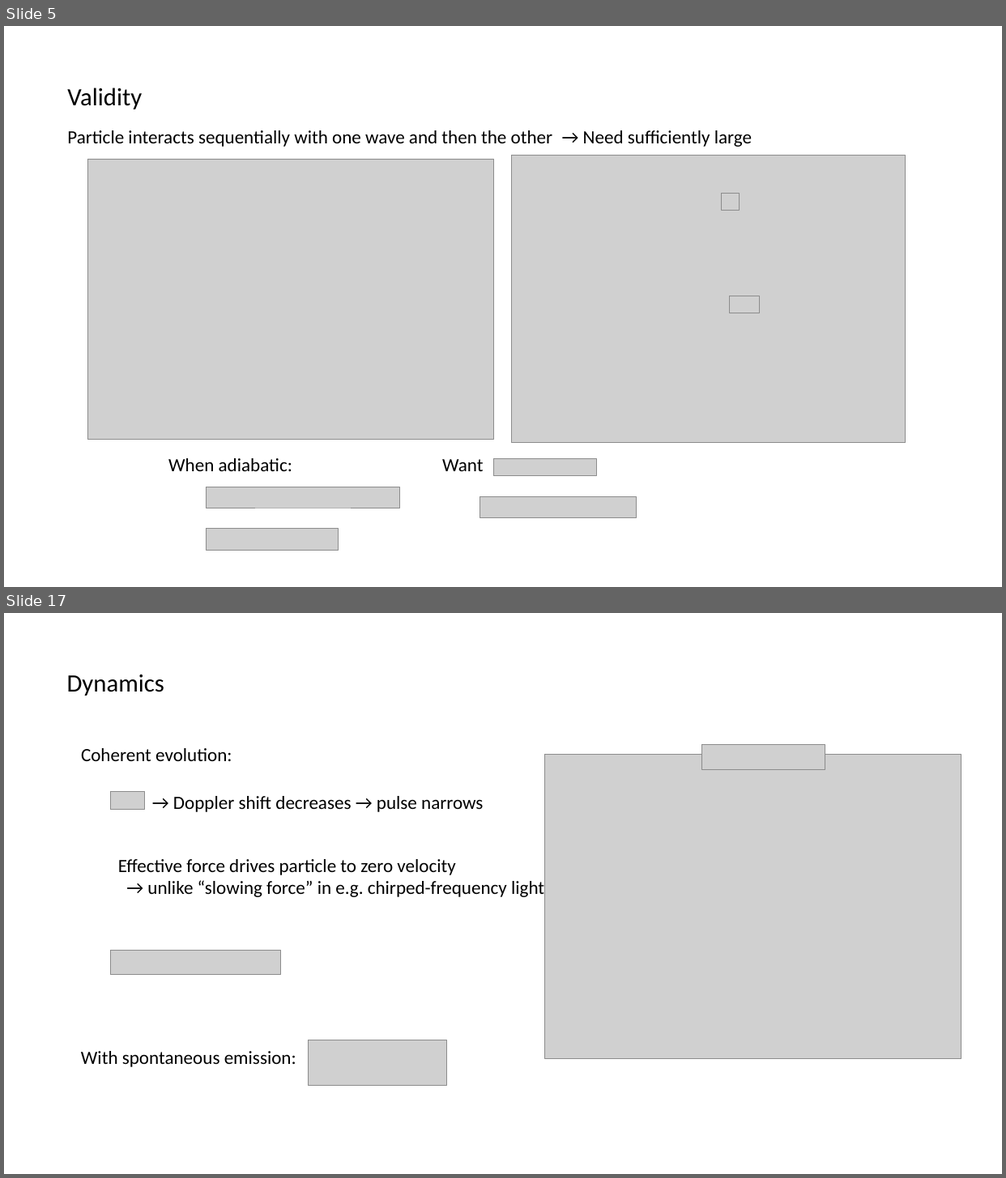
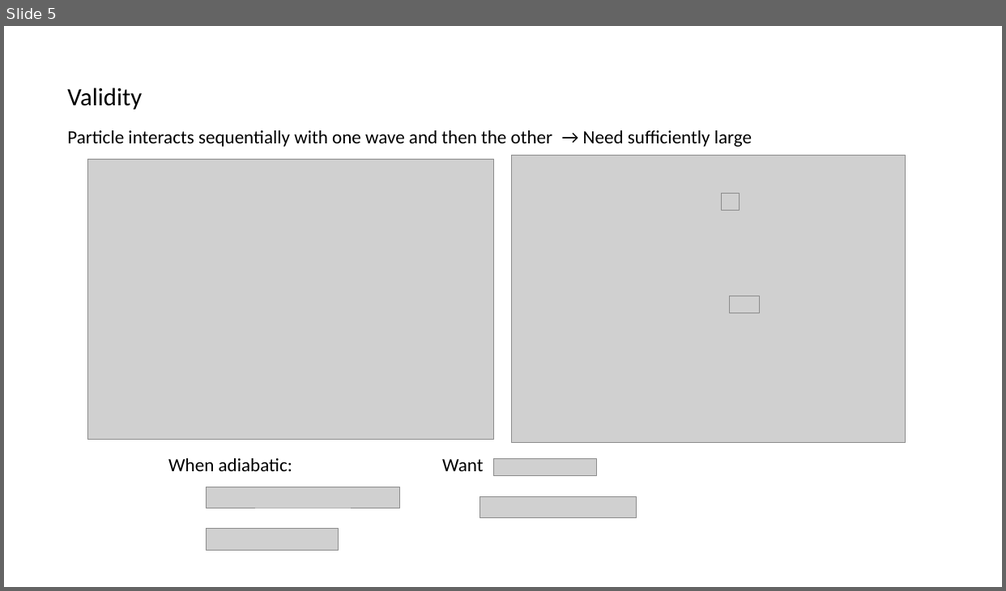
Before and after one commit to huanium/huanium, a slide deck: MIT PhD/ZGS/ZGS -Aug-26-2022/BUI-ZGS-Aug-26-2022.pptx. Shown one above the other, each under a label of ours: slides 5 and 17 before the commit, slide 5 after it; the slides between them are not shown. The pictures are 1006x1178 and 1006x591 pixels, drawn with LibreOffice and Linux fonts; fonts in the diff are those of the drawing; grey boxes stand for pictures; background and template pictures are left out. Boxes give left, top, right and bottom in pixels: in the first picture for what was removed or moved away, otherwise in the second. Text is boxed around its words. In the diff, an @@ line names an element or a change of style, - is before the commit and + after.

```diff
--- a/MIT PhD/ZGS/ZGS -Aug-26-2022/BUI-ZGS-Aug-26-2022.pptx
+++ b/MIT PhD/ZGS/ZGS -Aug-26-2022/BUI-ZGS-Aug-26-2022.pptx
@@ slide 17 removed at (4,613,1002,1174), background #FFFFFF @@
@@ text removed at (67,675,164,696) @@
-Dynamics
@@ text removed at (81,748,232,761) @@
-Coherent evolution:
@@ picture removed at (545,755,961,1059) @@
@@ picture removed at (701,745,825,769) @@
@@ picture removed at (111,791,145,809) @@
@@ text removed at (173,796,483,812) @@
-→ Doppler shift decreases → pulse narrows
@@ text removed at (118,859,544,897) @@
-Effective force drives particle to zero velocity
-→ unlike “slowing force” in e.g. chirped-frequency light
@@ picture removed at (111,951,280,974) @@
@@ picture removed at (309,1041,447,1085) @@
@@ text removed at (81,1051,296,1067) @@
-With spontaneous emission:
```
Also in this commit, not shown: 3 slides changed, 1 slide added, 4 other slides removed, 4 other files.
